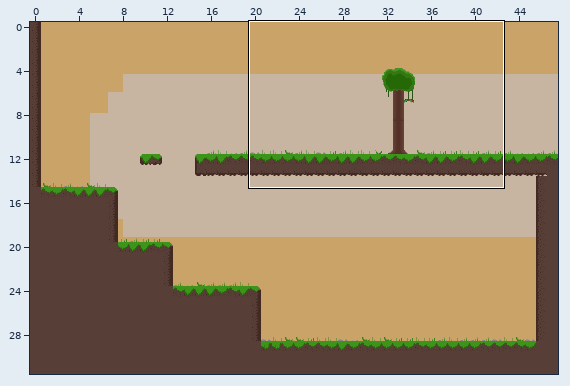
Two versions of a level (Tiled map (JSON), assets/Tilemaps/starterarea_one.json). The first picture is a wide view before the edit; the outline marks the close-up.
Close-up. The starting point:
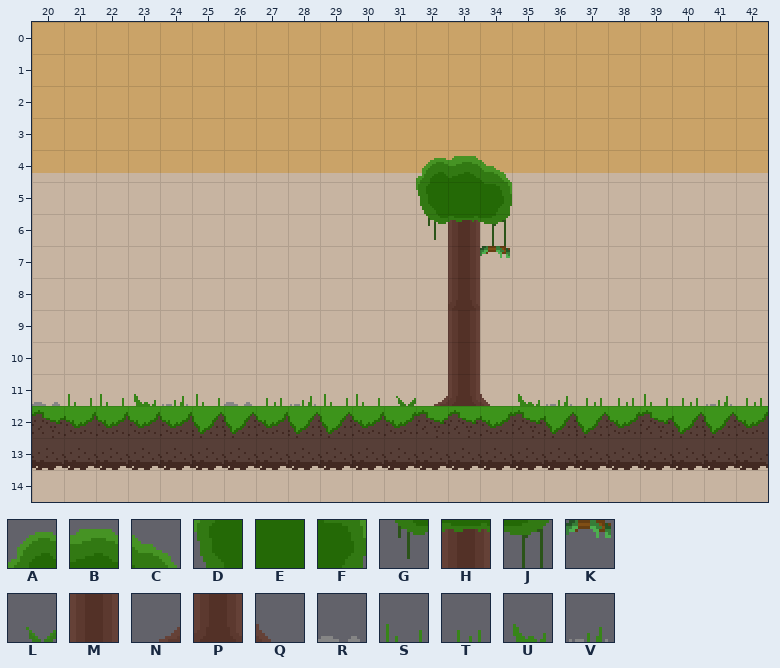
Cells are 16x16 px. Shown: x 20..42, y 0..14.
Key: from "Tilemap": A 3, B 4, C 5, D 9, E 10, F 11, G 15, H 16, J 17, K 18, L 19, M 22, N 27, P 28, Q 29, R 36, S 38, T 39, U 40, V 41.
_ is an empty cell.
Layers that did not change in this view are not listed.
Layer "Decoration" before, first column x 20:
 0 _______________________
 1 _______________________
 2 _______________________
 3 _______________________
 4 ____________ABC________
 5 ____________DEF________
 6 ____________GHJ________
 7 _____________MK________
 8 _____________P_________
 9 _____________M_________
10 _____________M_________
11 RSSUVSRTVSSLNPQUVTTSTVT
12 _______________________
13 _______________________
14 _______________________
The same view after the edit:
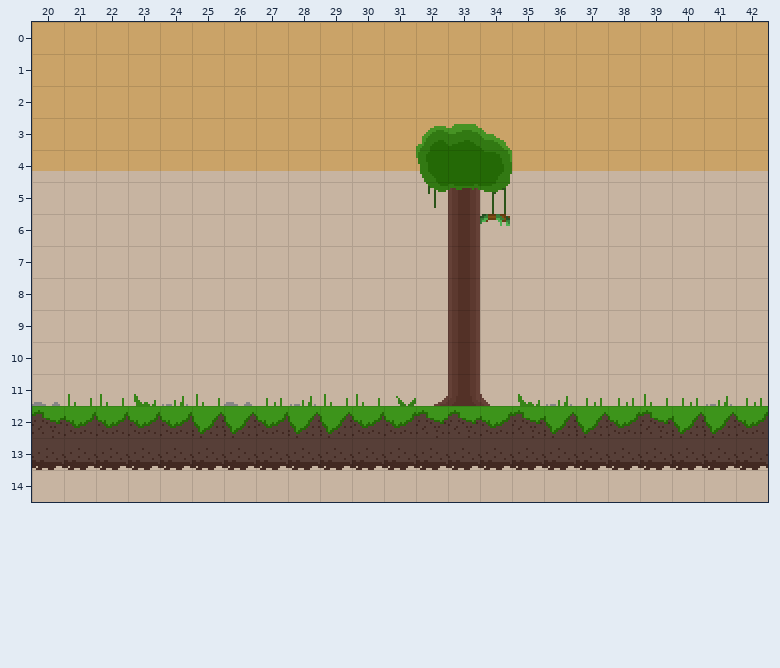
Changes in this commit:
Changed rows in their new state; . is an unchanged cell.
Layer "Decoration":
first column x 32:
 3 ABC
 4 DEF
 5 GHJ
 6 _MK
 7 .._
Boxes around the changes in both close-ups, in picture pixels (x1, y1, x2, y2):
changed: (416, 124, 512, 258)
